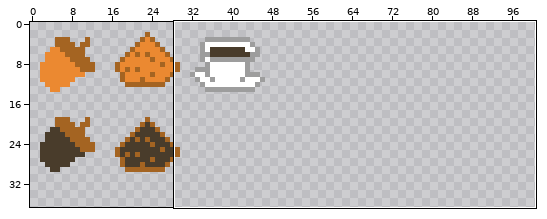
Sprite sheet, stored at src/images/items.png. The picture above shows the old version from afar; the outline marks the close-up.
Close-up. The starting point:
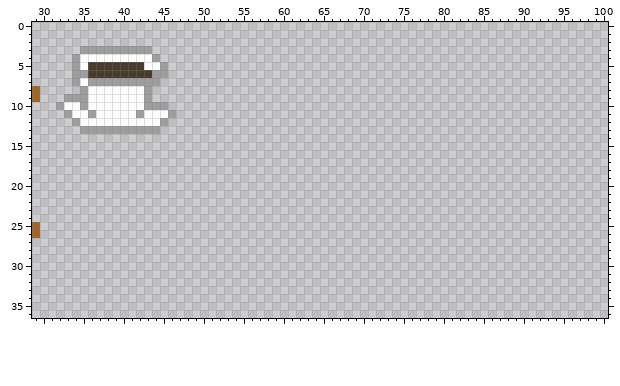
The file is 128x128 pixels. Shown: x 29..100, y 0..36. The wide view leaves out empty margins.
The result:
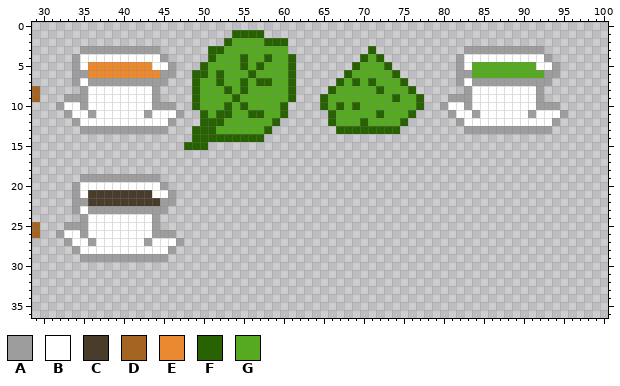
Palette (. is transparent): A #9d9d9d  B #ffffff  C #493c2b  D #a46422  E #eb8931  F #276101  G #56aa21
The edit:
{"y":1,"x":54,"old":"....","new":"FFFF"}
{"y":2,"x":53,"old":"........","new":"FGGGGFFF"}
{"y":3,"x":44,"old":".","new":"A"}
{"y":3,"x":51,"old":"..........","new":"FFGGGGGGGG"}
{"y":3,"x":71,"old":".","new":"F"}
{"y":3,"x":83,"old":"..........","new":"AAAAAAAAAA"}
{"y":4,"x":44,"old":"A.","new":"BA"}
{"y":4,"x":51,"old":"...........","new":"FGGGFGGFGGF"}
{"y":4,"x":70,"old":"...","new":"FGF"}
{"y":4,"x":82,"old":"............","new":"ABBBBBBBBBBA"}
{"y":5,"x":36,"old":"CCCCCCCB","new":"EEEEEEEE"}
{"y":5,"x":45,"old":"A.","new":"BA"}
{"y":5,"x":50,"old":"............","new":"FGGGGFGFGGGF"}
{"y":5,"x":69,"old":".....","new":"FGGGF"}
{"y":5,"x":82,"old":".............","new":"ABGGGGGGGGBBA"}
{"y":6,"x":36,"old":"CCCCCCCCA","new":"EEEEEEEEE"}
{"y":6,"x":46,"old":".","new":"A"}
{"y":6,"x":49,"old":".............","new":"FFGFGGGFGGGGF"}
{"y":6,"x":68,"old":".......","new":"FGGGGGF"}
{"y":6,"x":82,"old":".............","new":"AAGGGGGGGGGAA"}
{"y":7,"x":45,"old":".","new":"A"}
{"y":7,"x":49,"old":".............","new":"FGGFGGFGFFGGF"}
{"y":7,"x":67,"old":".........","new":"FGFGFGGGF"}
{"y":7,"x":82,"old":"............","new":"ABAAAAAAAAAA"}
{"y":8,"x":43,"old":"A.","new":"BA"}
{"y":8,"x":49,"old":".............","new":"FGGGFGFGGGGGF"}
{"y":8,"x":66,"old":"...........","new":"FGGGGGFGGGF"}
{"y":8,"x":83,"old":"..........","new":"ABBBBBBBBA"}
{"y":9,"x":43,"old":"A.","new":"BA"}
{"y":9,"x":49,"old":".............","new":"FGGGGFGGGGGGF"}
{"y":9,"x":65,"old":".............","new":"FGGGGGGGGFGGF"}
{"y":9,"x":81,"old":"............","new":"AAABBBBBBBBA"}
{"y":10,"x":43,"old":"A","new":"B"}
{"y":10,"x":46,"old":".","new":"A"}
{"y":10,"x":49,"old":"............","new":"FGGGFGFGGGGF"}
{"y":10,"x":65,"old":".............","new":"FGFGFGGGGGGGF"}
{"y":10,"x":80,"old":"...............","new":"ABBABBBBBBBBAAA"}
{"y":11,"x":42,"old":"AB","new":"BA"}
{"y":11,"x":46,"old":"A.","new":"BA"}
{"y":11,"x":50,"old":"...........","new":"FGFFGGFFGGF"}
{"y":11,"x":66,"old":"...........","new":"FGGGGGFGGGF"}
{"y":11,"x":81,"old":"...............","new":"ABBABBBBBBABBBA"}
{"y":12,"x":45,"old":"A.","new":"BA"}
{"y":12,"x":50,"old":"..........","new":"FFFGGGGGGF"}
{"y":12,"x":66,"old":"..........","new":"FGGGFGGGGF"}
{"y":12,"x":82,"old":".............","new":"ABBBBBBBBBBBA"}
{"y":13,"x":45,"old":".","new":"A"}
{"y":13,"x":49,"old":"..........","new":"FFFGGGGGGF"}
{"y":13,"x":67,"old":"........","new":"FFFFFFFF"}
{"y":13,"x":83,"old":"...........","new":"AAAAAAAAAAA"}
{"y":14,"x":49,"old":".........","new":"FFFFFFFFF"}
{"y":15,"x":48,"old":"...","new":"FFF"}
{"y":19,"x":35,"old":"..........","new":"AAAAAAAAAA"}
{"y":20,"x":34,"old":"............","new":"ABBBBBBBBBBA"}
{"y":21,"x":34,"old":".............","new":"ABCCCCCCCCBBA"}
{"y":22,"x":34,"old":".............","new":"AACCCCCCCCCAA"}
{"y":23,"x":34,"old":"............","new":"ABAAAAAAAAAA"}
{"y":24,"x":35,"old":"..........","new":"ABBBBBBBBA"}
{"y":25,"x":33,"old":"............","new":"AAABBBBBBBBA"}
{"y":26,"x":32,"old":"...............","new":"ABBABBBBBBBBAAA"}
{"y":27,"x":33,"old":"...............","new":"ABBABBBBBBABBBA"}
{"y":28,"x":34,"old":".............","new":"ABBBBBBBBBBBA"}
{"y":29,"x":35,"old":"...........","new":"AAAAAAAAAAA"}
{"label":"changed","picture_box":[56,30,296,262]}
{"label":"added","picture_box":[320,46,568,134]}
